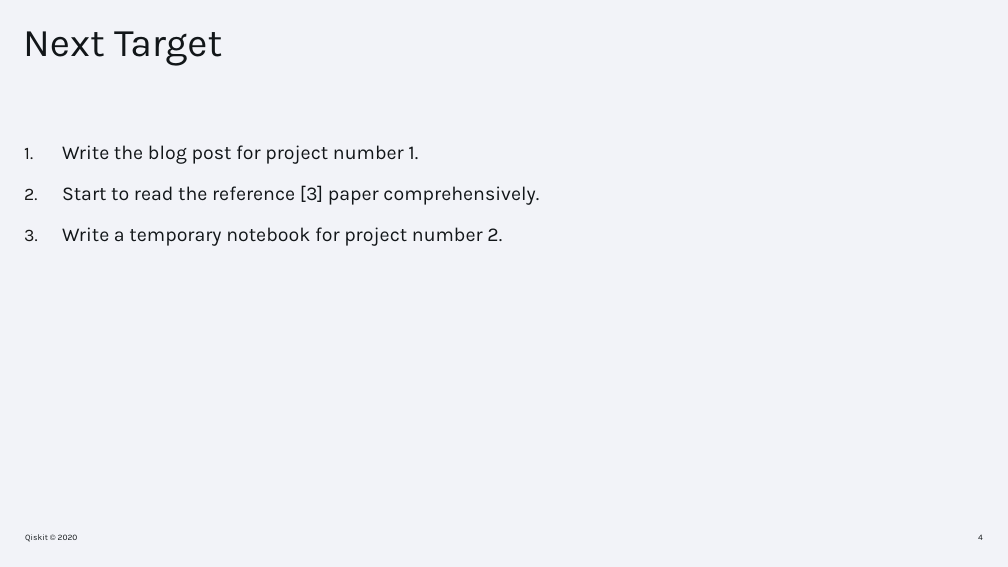
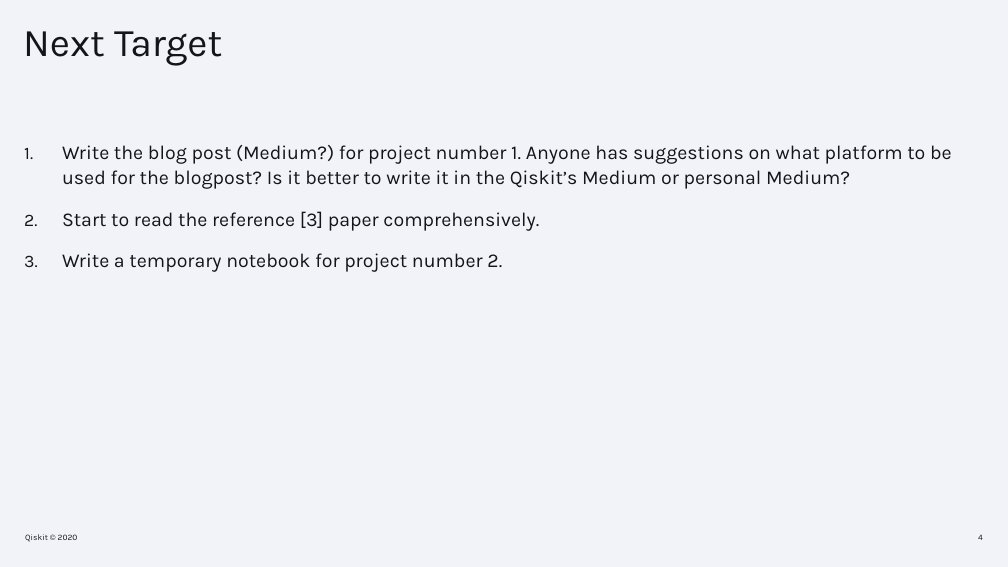
Before and after one commit to ericardomuten/qiskit-advocate-mentorship, a slide deck: slide 4 of April Mid Term Checkpoint.pptx. Drawn at 1008x567 pixels with LibreOffice and Linux fonts; fonts in the diff are those of the drawing; background and template pictures are left out. Boxes give left, top, right and bottom in pixels: in the first picture for what was removed or moved away, otherwise in the second. Text is boxed around its words. In the diff, an @@ line names an element or a change of style, - is before the commit and + after.

```diff
--- a/April Mid Term Checkpoint.pptx
+++ b/April Mid Term Checkpoint.pptx
@@ text at (x1=62, y1=145, x2=952, y2=189): text changed @@
-1. Write the blog post for project number 1.
+1. Write the blog post (Medium?) for project number 1. Anyone has suggestions on what platform to be used for the blogpost? Is it better to write it in the Qiskit’s Medium or personal Medium?
```
Also in this commit, not shown: 3 other slides changed, 1 slide added, 1 slide removed.
